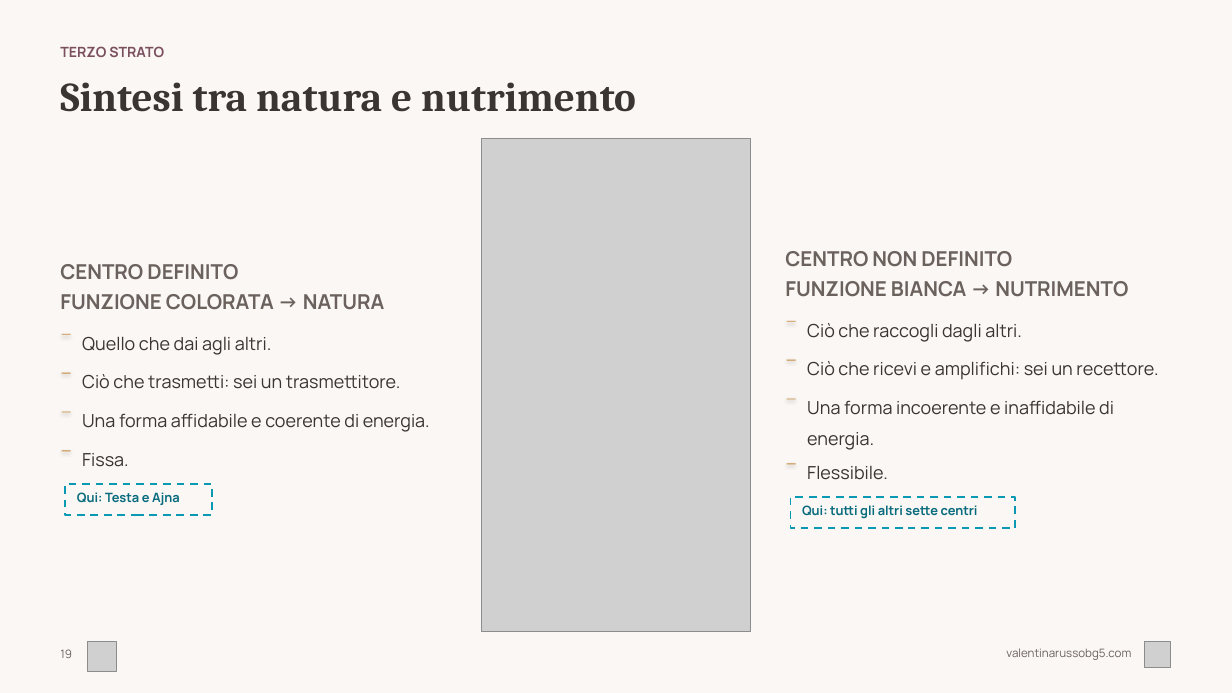
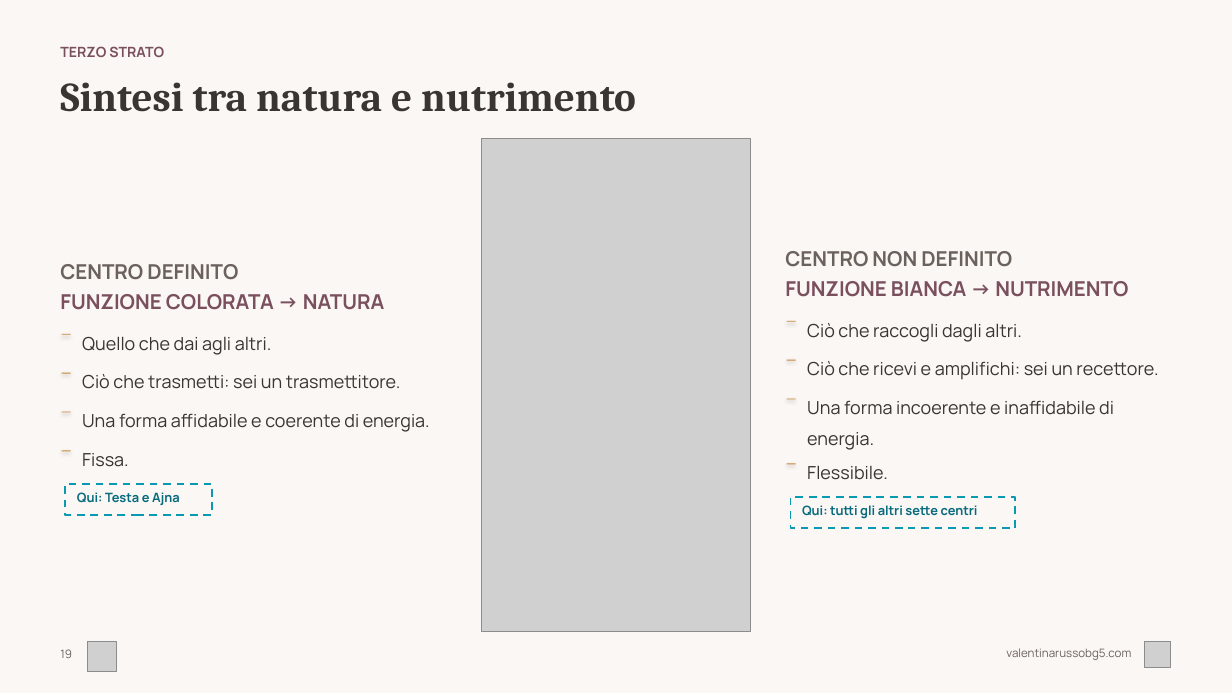
Before and after one commit to valentina-russo/valentinarusso-site, a slide deck: slide 19 of grav-site/root/kit-corso/corso-base-hd.pptx. Drawn at 1232x693 pixels with LibreOffice and Linux fonts; fonts in the diff are those of the drawing; grey boxes stand for pictures. Boxes give left, top, right and bottom in pixels: in the first picture for what was removed or moved away, otherwise in the second. Text is boxed around its words. In the diff, an @@ line names an element or a change of style, - is before the commit and + after.

```diff
--- a/grav-site/root/kit-corso/corso-base-hd.pptx
+++ b/grav-site/root/kit-corso/corso-base-hd.pptx
@@ text at [60,294,385,310]: text colour #6B625D to #7A4F5E in "FUNZIONE COLORATA → NATURA" @@
@@ text at [785,281,1128,297]: text colour #6B625D to #7A4F5E in "FUNZIONE BIANCA → NUTRIMENTO" @@
```
Also in this commit, not shown: 4 other slides changed, 1 other file.
